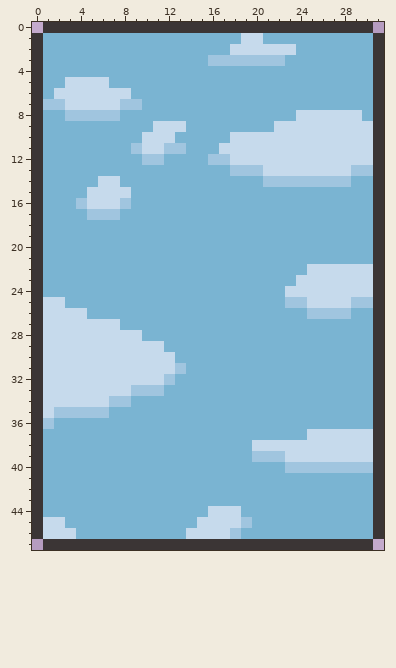
Pixel-art sprite: game/minigames/memeory/memeory_cards/card_back.png. The picture above was drawn from the file before the commit.
The file is 32x48 pixels.
The same view after the edit:
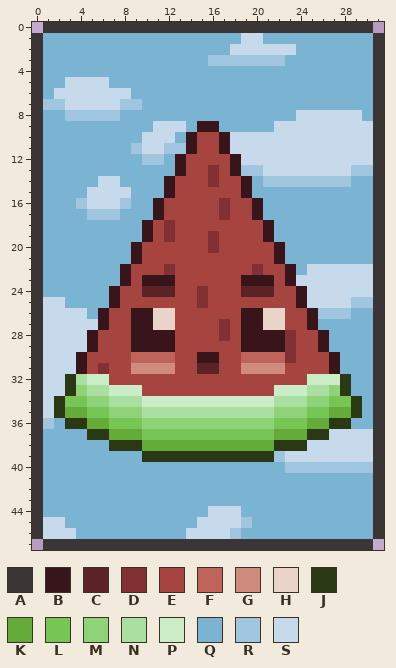
Palette (. is transparent): A #3b3535  B #37151a  C #5c2327  D #813133  E #a6443f  F #c06459  G #ce8b7e  H #ead3c8  J #2a3913  K #64ab3a  L #77c554  M #8fd379  N #abdfa0  P #caecc6  Q #7ab4d2  R #a0c5df  S #c6daec
Edits made:
Changed rows in their new state; - is an unchanged pixel.
first column x 2:
 9 -------------BB-------------
10 ------------BEEB------------
11 ------------BEEB------------
12 -----------BEEEEB-----------
13 -----------BEEDEB-----------
14 ----------BEEEDEEB----------
15 ----------BEEEEEEB----------
16 ---------BEEEEEDEEB---------
17 ---------BEEEEEDEEB---------
18 --------BEDEEEEEEEEB--------
19 --------BEDEEEDEEEEB--------
20 -------BEEEEEEDEEEEEB-------
21 -------BEEEEEEEEEEEEB-------
22 ------BEEEDEEEEEEEDEEB------
23 ------BEBBBEEEEEEBBBEB------
24 -----BEECCCEEDEEECCCEEB-----
25 -----BEEEEEEEDEEEEEEEEB-----
26 ----BEEBBHHEEEEEEBBHHEEB----
27 ----BEEBBHHEEEEDEBBHHEEB----
28 ---BEEEBBBBEEEEDEBBBBDEEB---
29 ---BEEEBBBBEEEEEEBBBBDEEB---
30 --BEEEEFFFFEEBBEEFFFFDEEEB--
31 --BEDEEGGGGEECCEEGGGGEEEEB--
32 -JNPPEEEEEEEEEEEEEEEEEEPPPJ-
33 -JMNNPPPEEEEEEEEEEEEPPPNNMJ-
34 JLLMMNNNPPPPPPPPPPPPNNNMMLLJ
35 JKKLLMMMNNNNNNNNNNNNMMMLLKKJ
36 -JJKKLLLMMMMMMMMMMMMLLLKKJJ-
37 ---JJKKKLLLLLLLLLLLLKKKJJ---
38 -----JJJKKKKKKKKKKKKJJJ-----
39 --------JJJJJJJJJJJJ--------
Changed places in both pictures, as pixel boxes (x1, y1, x2, y2):
changed: (54, 121, 362, 462)
